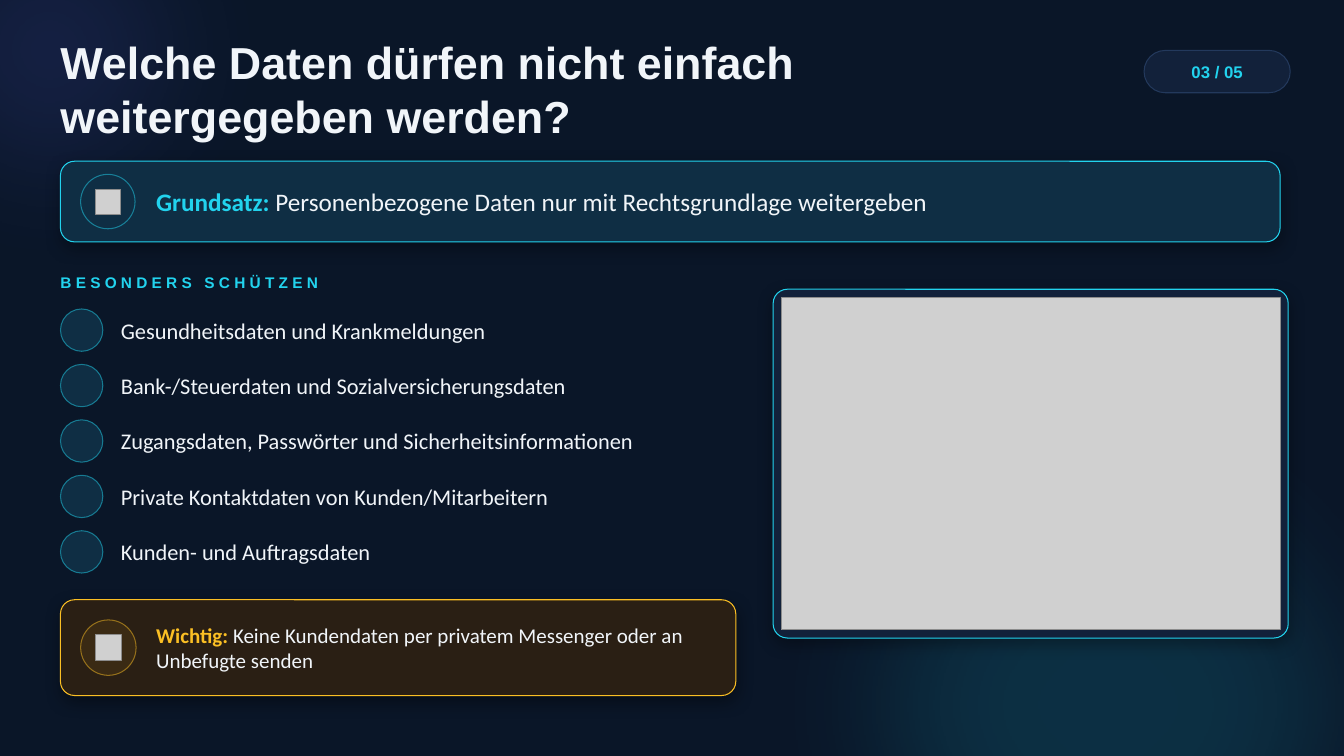
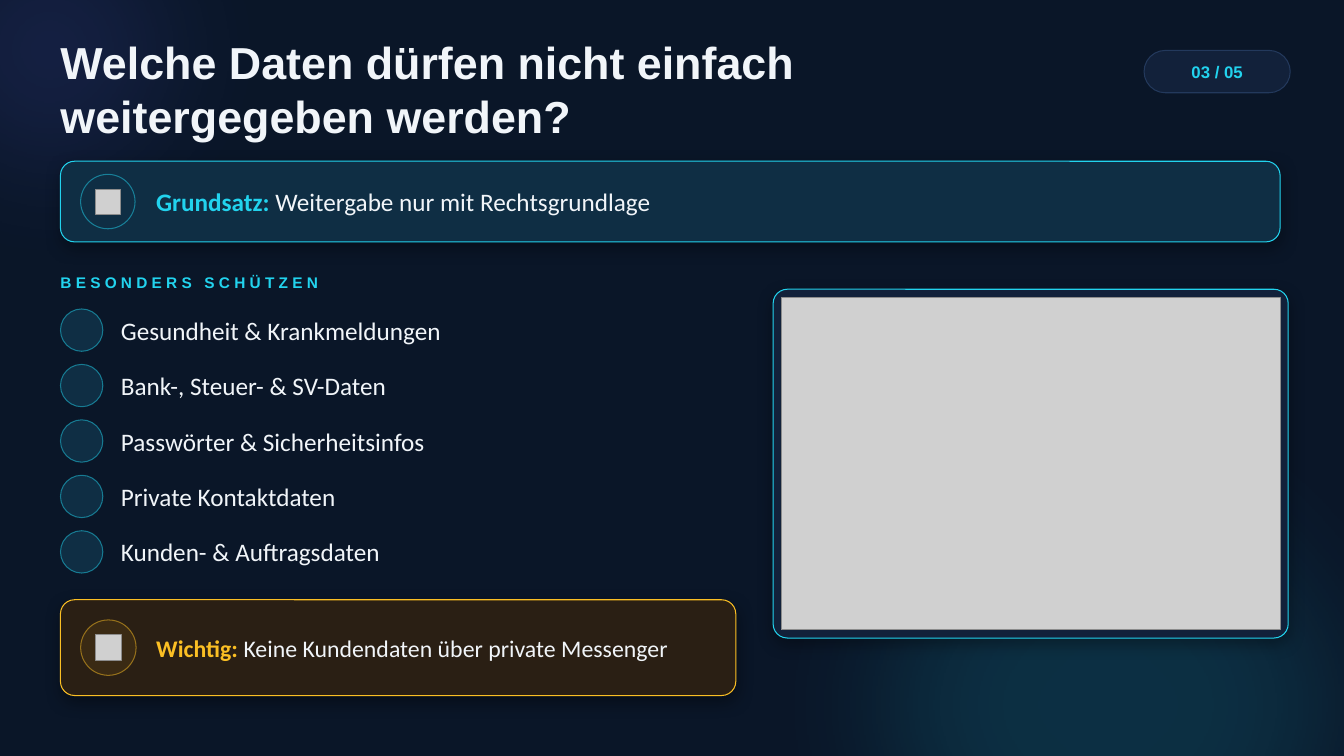
Before and after one commit to dalmaguergarces-dev/Trade, a slide deck: slide 5 of Datenschutz_EEG_animiert.pptx. Drawn at 1344x756 pixels with LibreOffice and Linux fonts; fonts in the diff are those of the drawing; grey boxes stand for pictures; background and template pictures are left out. Boxes give left, top, right and bottom in pixels: in the first picture for what was removed or moved away, otherwise in the second. Text is boxed around its words. In the diff, an @@ line names an element or a change of style, - is before the commit and + after.

```diff
--- a/Datenschutz_EEG_animiert.pptx
+++ b/Datenschutz_EEG_animiert.pptx
@@ text at box(156, 193, 650, 216): text changed @@
-Grundsatz: Personenbezogene Daten nur mit Rechtsgrundlage weitergeben
+Grundsatz: Weitergabe nur mit Rechtsgrundlage
@@ text at box(121, 322, 440, 345): text changed; size 16 to 18 pt @@
-Gesundheitsdaten und Krankmeldungen
+Gesundheit & Krankmeldungen
@@ text at box(121, 377, 385, 398): text changed; size 16 to 18 pt @@
-Bank-/Steuerdaten und Sozialversicherungsdaten
+Bank-, Steuer- & SV-Daten
@@ text at box(121, 433, 424, 451): text changed; size 16 to 18 pt @@
-Zugangsdaten, Passwörter und Sicherheitsinformationen
+Passwörter & Sicherheitsinfos
@@ text at box(121, 488, 336, 506): text changed; size 16 to 18 pt @@
-Private Kontaktdaten von Kunden/Mitarbeitern
+Private Kontaktdaten
@@ text at box(121, 543, 379, 566): text changed; size 16 to 18 pt @@
-Kunden- und Auftragsdaten
+Kunden- & Auftragsdaten
@@ text at box(156, 640, 667, 661): text changed; size 15 to 17 pt @@
-Wichtig: Keine Kundendaten per privatem Messenger oder an Unbefugte senden
+Wichtig: Keine Kundendaten über private Messenger
```
Also in this commit, not shown: 4 other slides changed.
